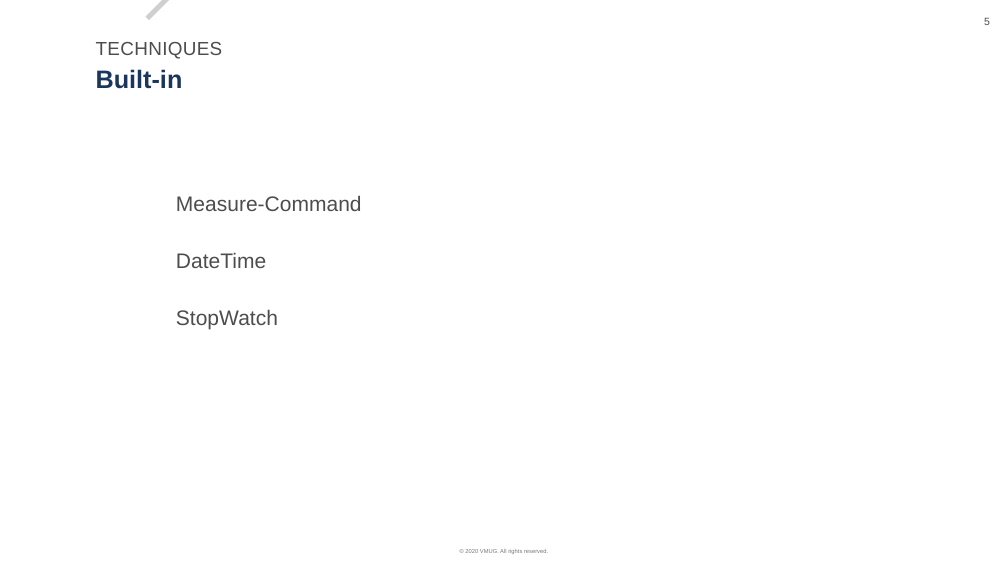
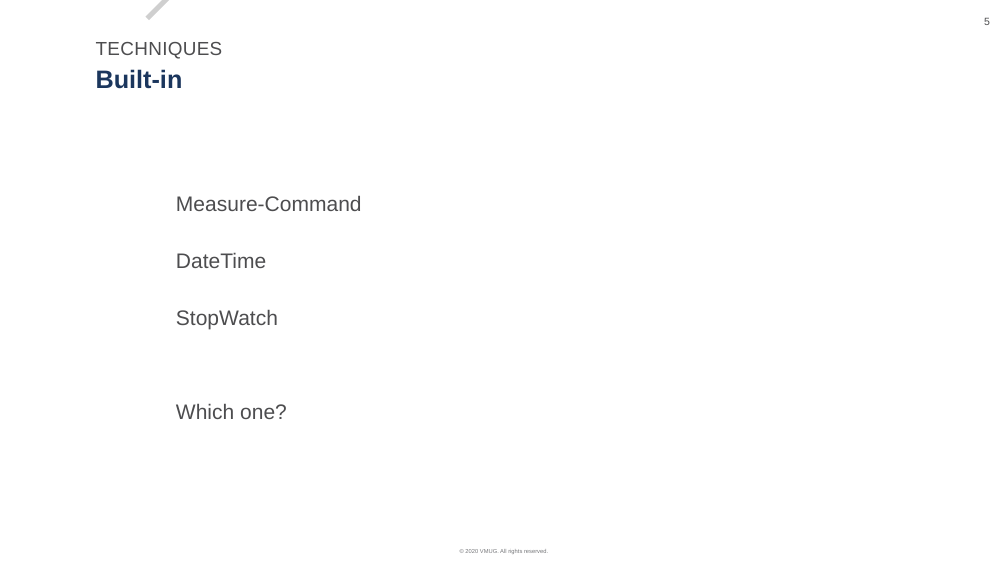
Before and after one commit to lucdekens/VMUGBE-2020, a slide deck: slide 5 of VMUGBE-2020.pptx. Drawn at 1008x567 pixels with LibreOffice and Linux fonts; fonts in the diff are those of the drawing; background and template pictures are left out. Boxes give left, top, right and bottom in pixels: in the first picture for what was removed or moved away, otherwise in the second. Text is boxed around its words. In the diff, an @@ line names an element or a change of style, - is before the commit and + after.

```diff
--- a/VMUGBE-2020.pptx
+++ b/VMUGBE-2020.pptx
@@ text added at bbox=[176, 403, 287, 419], 20 pt, text #4D4D4F @@
+Which one?
```
Also in this commit, not shown: 2 other slides changed, 6 slides added, 6 slides removed, 5 other files.
